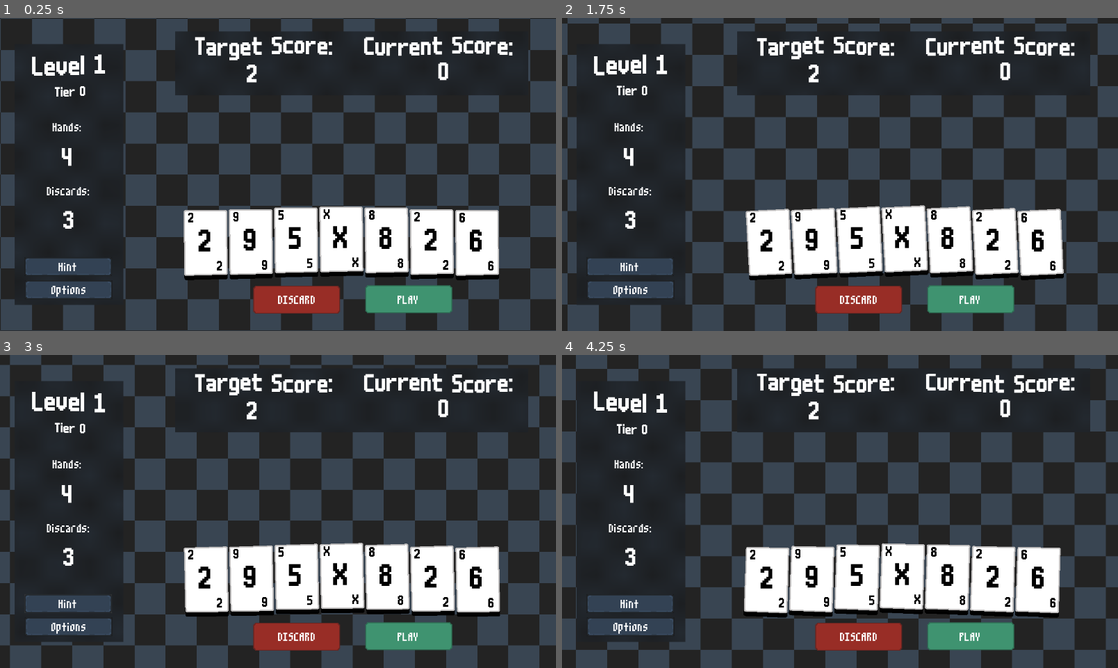
Above: before the commit, frames 1-4 (two rows, left to right).
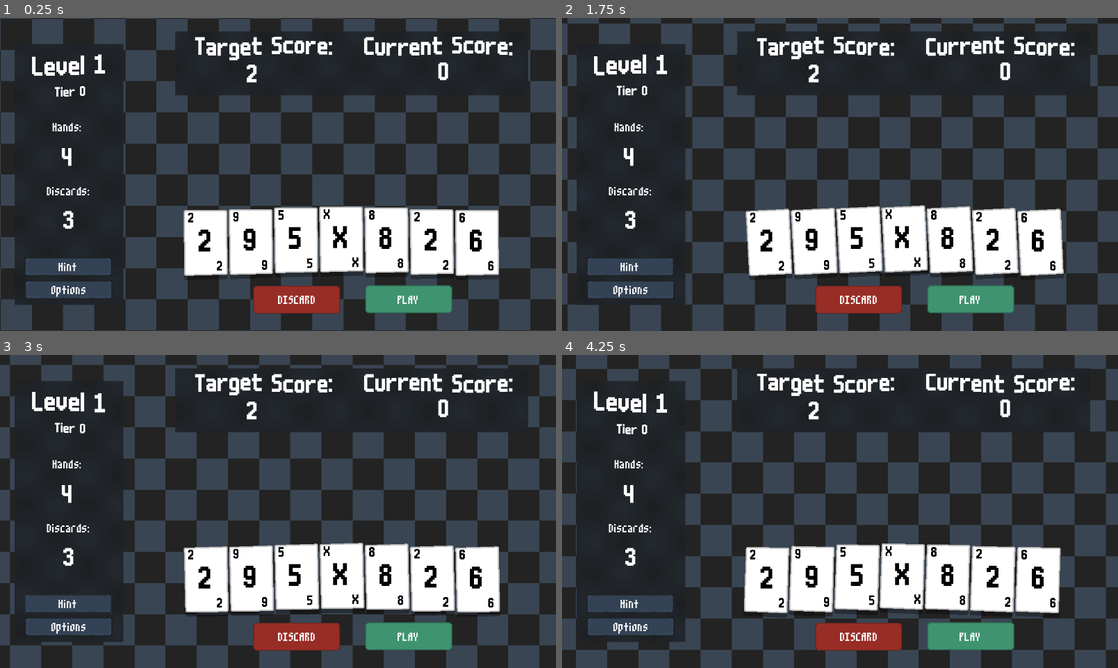
Above: after the commit, the same moments.

Repository: hd2802/stack-demon
Game: Godot game, scene res://_Scenes/LevelRunner/level_runner.tscn
The game is run twice, just before and just after one commit, with the same random seed, the same clock (stepped at 60 frames per second) and the same inputs.
Inputs (mouse positions are in pixels of both pictures, inside the frame that each line leads up to):
- Up to frame 1 (0.25 s): no input
- Up to frame 2 (1.75 s): click "DISCARD" at 0.5 s; click "PLAY" at 1.25 s
- Up to frame 3 (3 s): click "PLAY" at 2 s; click (66, 602) at 2.75 s
- Up to frame 4 (4.25 s): click "DISCARD" at 3.5 s

The runs differ from the first frame. In frame 1, 0.4% of the frame differs, in the area x 33-90%, y 80-84%; in frame 2, 0.4%; in frame 3, 0.4%; in frame 4, 0.4%.

Commit message:
feat: add semi-working dragging feature

Diff:
--- a/_Scenes/Card/card.tscn
+++ b/_Scenes/Card/card.tscn
@@ -11,7 +11,7 @@
 shader_parameter/debug = false
 shader_parameter/border_scale = 2.0
 shader_parameter/shadow_offset = Vector2(0, -10)
-shader_parameter/color = Color(0, 0, 0, 1)
+shader_parameter/color = Color(0, 0, 0, 0.341176)
 shader_parameter/blur_amount = 0.0
 shader_parameter/shadow_scale = 1.5
 shader_parameter/disable_rotating = false
@@ -30,7 +30,6 @@
 [sub_resource type="RectangleShape2D" id="RectangleShape2D_jedek"]
 
 [node name="Card" type="Node2D"]
-position = Vector2(-50, -75)
 script = ExtResource("1_hcfnd")
 
 [node name="Sprite2D" type="Sprite2D" parent="."]
--- a/_Scripts/CardScripts/Card/card.gd
+++ b/_Scripts/CardScripts/Card/card.gd
@@ -2,17 +2,21 @@
 class_name Card
 
 var card_data : CardDataResource
-
 var is_hovered : bool = false
+var is_dragged : bool = false
+var drag_offset : Vector2
+var original_position : Vector2
+var is_selected : bool = false  # Track selection state
 
 var tween_hover : Tween
 var sprite : Sprite2D
 
 signal clicked(card: Node)
+signal dragged(card: Node, new_position: Vector2)
 
 func _ready() -> void:
 	sprite = self.get_node("Sprite2D")
-	print(sprite)
+	original_position = position
 
 func createCard(card : String):
 	self.card_data = load("res://Resources/CardData/" + card + ".tres")
@@ -28,17 +32,36 @@
 	center.text = self.card_data.text
 
 func _on_area_2d_input_event(viewport: Node, event: InputEvent, shape_idx: int) -> void:
-	if event is InputEventMouseButton and event.pressed:
+	if event is InputEventMouseButton:
 		if event.button_index == MOUSE_BUTTON_LEFT:
-			clicked.emit(self)
+			if event.pressed:
+				is_dragged = true
+				drag_offset = event.position - position
+				emit_signal("clicked", self)
+			else:
+				is_dragged = false
+				emit_signal("dragged", self, position)
 		elif event.button_index == MOUSE_BUTTON_RIGHT and get_parent().selected_card == self:
 			get_parent()._on_card_clicked(self)
-	else:
-		pass
 
 func _on_area_2d_mouse_entered() -> void:
 	is_hovered = true
 
-
 func _on_area_2d_mouse_exited() -> void:
 	is_hovered = false
+
+func _process(delta: float) -> void:
+	if is_dragged:
+		position = get_viewport().get_mouse_position() - drag_offset
+
+		if is_selected:
+			position.y -= 20
+
+		z_index = 1 if is_selected else 0
+
+func set_selected(selected: bool) -> void:
+	is_selected = selected
+	if is_selected:
+		position.y -= 20
+	else:
+		position.y += 20
--- a/_Scripts/Level/Hand/hand.gd
+++ b/_Scripts/Level/Hand/hand.gd
@@ -6,7 +6,6 @@
 
 var current_hand : Array[String]
 var selected_card : Card
-
 var selected_cards : Array[Card] = []
 
 var calculator : Calculator
@@ -19,13 +18,13 @@
 
 var cards_added : int = 0
 
-
 func _ready():
 	for i in range(0, HAND_SIZE):
 		add_card()
 	calculator = Calculator.new()
 
-# -----------------------------------------------------------------------------
+	for card in get_children():
+		card.connect("dragged", Callable(self, "_on_card_dragged"))
 
 func add_card():
 	var card_id = _DeckManager.draw_card()
@@ -37,37 +36,42 @@
 	arrange_cards()
 	cards_added += 1
 
-# -----------------------------------------------------------------------------
-
 func arrange_cards():
 	if get_child_count() == 0:
 		return
 
-	for i in range(self.get_child_count()):
+	var total_cards = self.get_child_count()
+	for i in range(total_cards):
 		var card = self.get_child(i)
 
-		var hand_ratio = float(i) / float(self.get_child_count() - 1) if get_child_count() > 1 else 0.5
-
+		var hand_ratio = float(i) / float(total_cards - 1) if total_cards > 1 else 0.5
 		var spread_offset = spread_curve.sample(hand_ratio) * 625
-
 		var height_offset = height_curve.sample(hand_ratio) * -8
 
 		card.position = Vector2(spread_offset, height_offset)
 
-# -----------------------------------------------------------------------------
+		if card in selected_cards:
+			card.position.y -= 20
 
 func _on_card_clicked(card: Card):
-	# if the EXACT card is already in the list of selected cards
-		# begs the question of - how do we measure if the exact card is in the list or not
-	# if we store as cards and use the .has function then it should work?
 	if selected_cards.has(card):
-		# here we assume that the card is already risen and marked as selected
-		# so we want to deselect it
 		card.position.y += 20
 		selected_cards.erase(card)
+		card.is_selected = false
 	else:
 		selected_cards.push_back(card)
 		card.position.y -= 20
+		card.is_selected = true
+
+	arrange_cards()
+
+func _on_card_dragged(card: Card, new_position: Vector2):
+	card.position = new_position
+
+	if card.is_selected:
+		card.position.y -= 20
+
+	arrange_cards()
 
 func _on_play_card_button_pressed() -> void:
 	if !selected_cards:
@@ -76,32 +80,22 @@
 		var score = calculator._on_hand_played(selected_cards)
 		scored.emit(score)
 
-		# remove them physically from the hand
 		for card in selected_cards:
-			# remove the card sprite from the hand
 			self.remove_child(card)
 			card.queue_free()
-
-			# remove the card data from the array
 			current_hand.erase(card.card_data.text)
-
-			# add a new card to replace the old one
 			add_card()
 		hand_played.emit()
 
-		# remove the selected cards from the logic of the hand
 		selected_cards = []
 
-# need to make it so multiple cards can be discarded at one time
 func _on_discard_button_pressed() -> void:
 	if len(selected_cards) != 0:
-
 		for card in selected_cards:
 			card.queue_free()
 			current_hand.erase(card.card_data.text)
 			add_card()
 		selected_cards = []
 		hand_discarded.emit()
-
 	else:
 		pass
